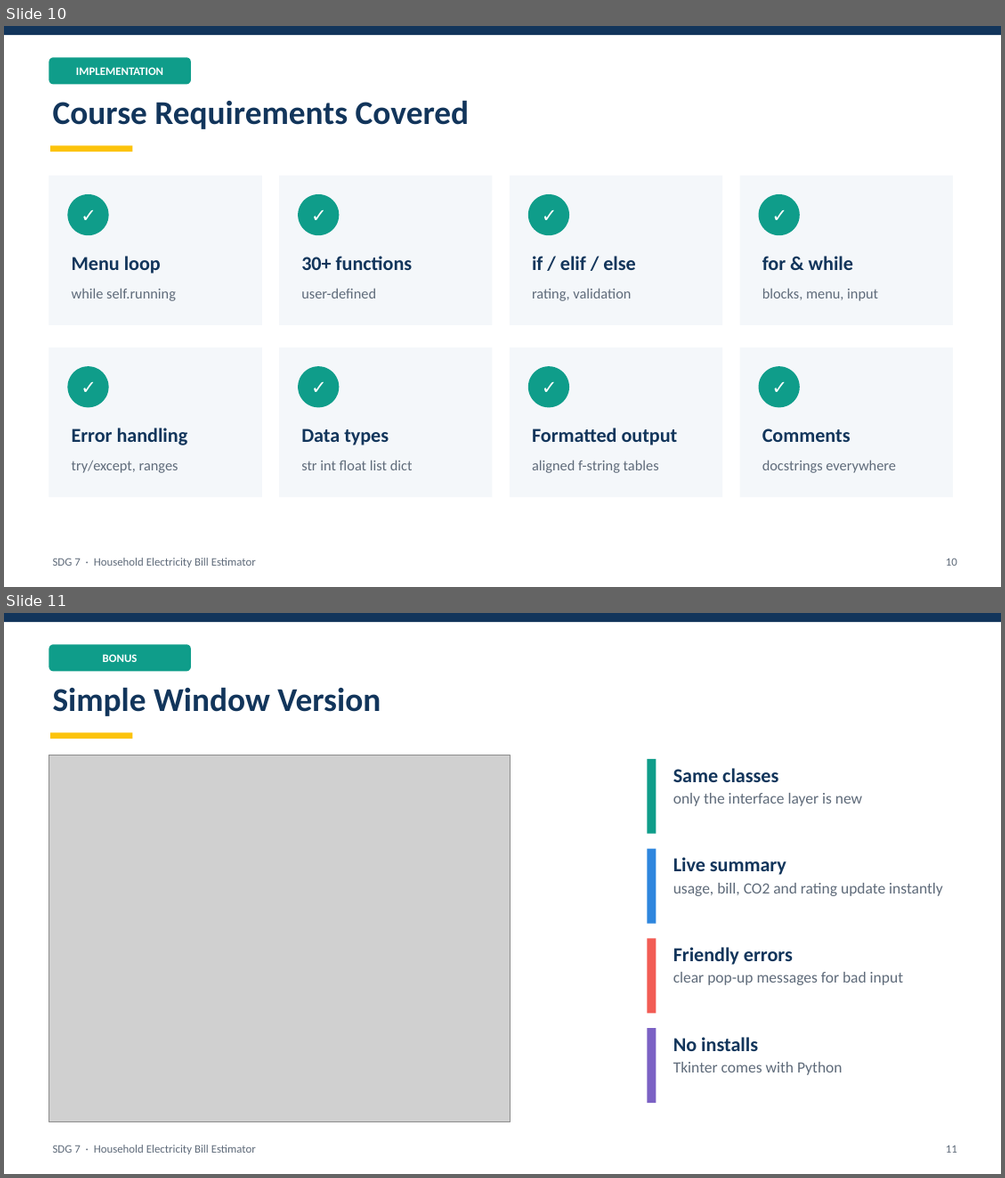
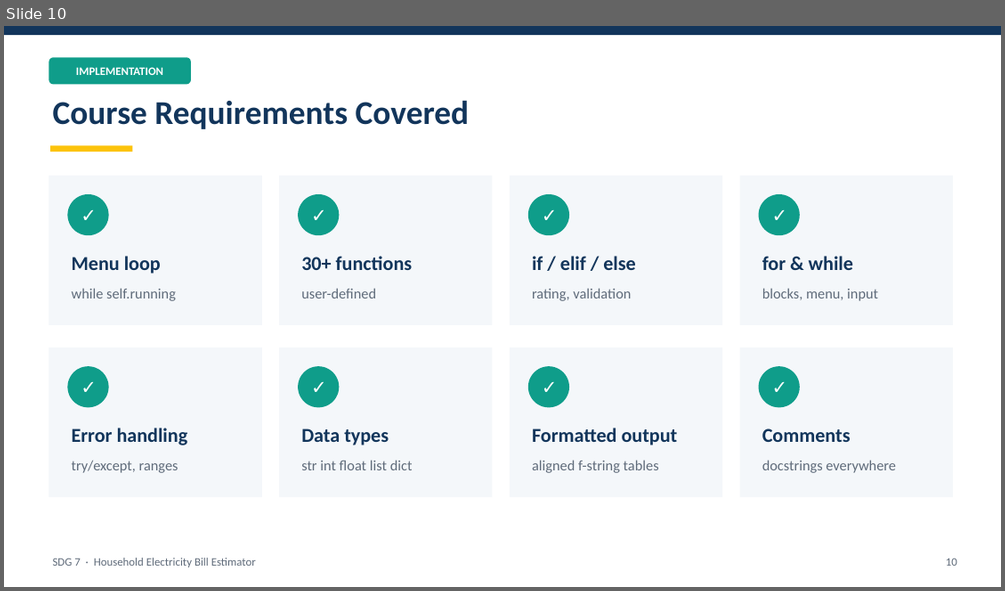
Before and after one commit to mh9d/ELT, a slide deck: docs/Slides_SDG7_Electricity_Bill_Estimator.pptx. Shown one above the other, each under a label of ours: slides 10 and 11 before the commit, slide 10 after it. The pictures are 1005x1178 and 1005x591 pixels, drawn with LibreOffice and Linux fonts; fonts in the diff are those of the drawing; grey boxes stand for pictures. Boxes give left, top, right and bottom in pixels: in the first picture for what was removed or moved away, otherwise in the second. Text is boxed around its words. In the diff, an @@ line names an element or a change of style, - is before the commit and + after.

Commit message:
Remove window UI and document every feature
- Remove the Tkinter window version and all references to it
- Add 17 screenshots covering every menu option, error case and the unit tests
- Report: new feature-by-feature walkthrough referencing each screenshot
- Slides: walkthrough slides replace the window slide

```diff
--- a/docs/Slides_SDG7_Electricity_Bill_Estimator.pptx
+++ b/docs/Slides_SDG7_Electricity_Bill_Estimator.pptx
@@ slide 11 removed at (x1=4, y1=613, x2=1001, y2=1174), background #FFFFFF @@
@@ rectangle removed at (x1=4, y1=613, x2=1001, y2=622) @@
@@ rounded rectangle removed at (x1=48, y1=644, x2=191, y2=672) @@
-BONUS
@@ text removed at (x1=53, y1=687, x2=380, y2=716) @@
-Simple Window Version
@@ rectangle removed at (x1=50, y1=732, x2=133, y2=738) @@
@@ picture removed at (x1=48, y1=755, x2=510, y2=1121) @@
@@ rectangle removed at (x1=647, y1=759, x2=656, y2=834) @@
@@ text removed at (x1=673, y1=768, x2=862, y2=806) @@
-Same classes
-only the interface layer is new
@@ rectangle removed at (x1=647, y1=849, x2=656, y2=924) @@
@@ text removed at (x1=673, y1=857, x2=943, y2=896) @@
-Live summary
-usage, bill, CO2 and rating update instantly
@@ rectangle removed at (x1=647, y1=938, x2=656, y2=1013) @@
@@ text removed at (x1=673, y1=947, x2=903, y2=985) @@
-Friendly errors
-clear pop-up messages for bad input
@@ rectangle removed at (x1=647, y1=1028, x2=656, y2=1103) @@
@@ text removed at (x1=673, y1=1037, x2=842, y2=1075) @@
-No installs
-Tkinter comes with Python
@@ text removed at (x1=53, y1=1144, x2=256, y2=1154) @@
-SDG 7 · Household Electricity Bill Estimator
@@ text removed at (x1=946, y1=1145, x2=957, y2=1152) @@
-11
```
Also in this commit, not shown: 8 slides changed, 3 slides added, 31 other files.
